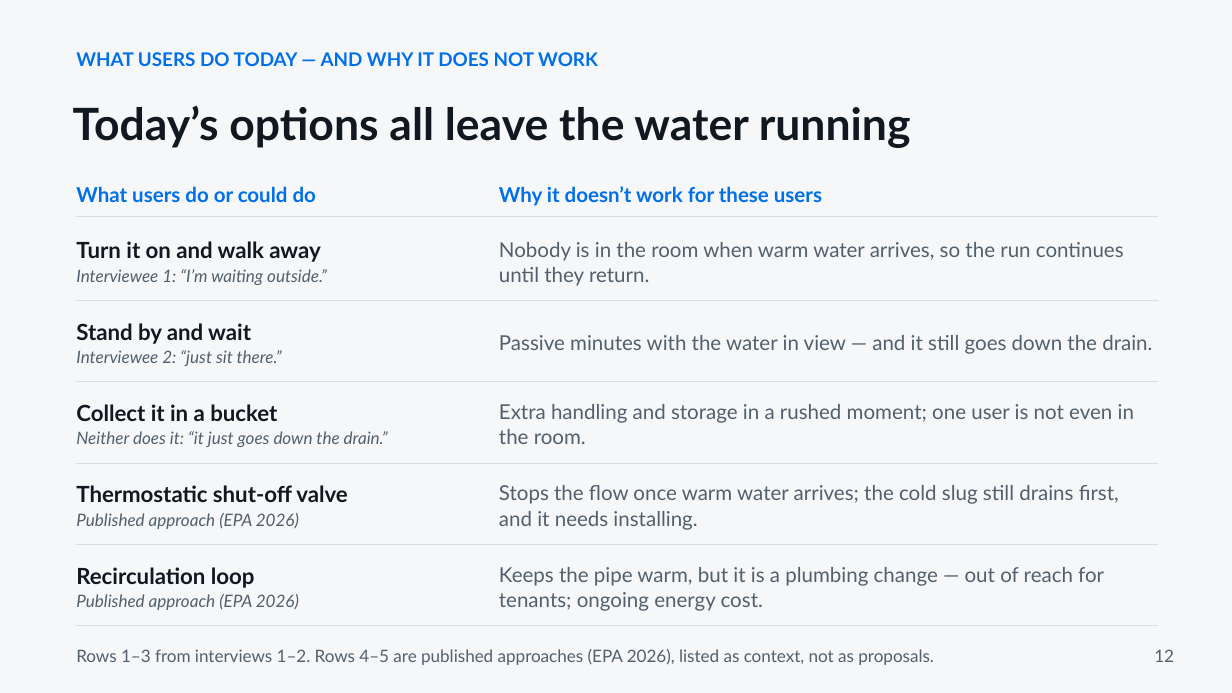
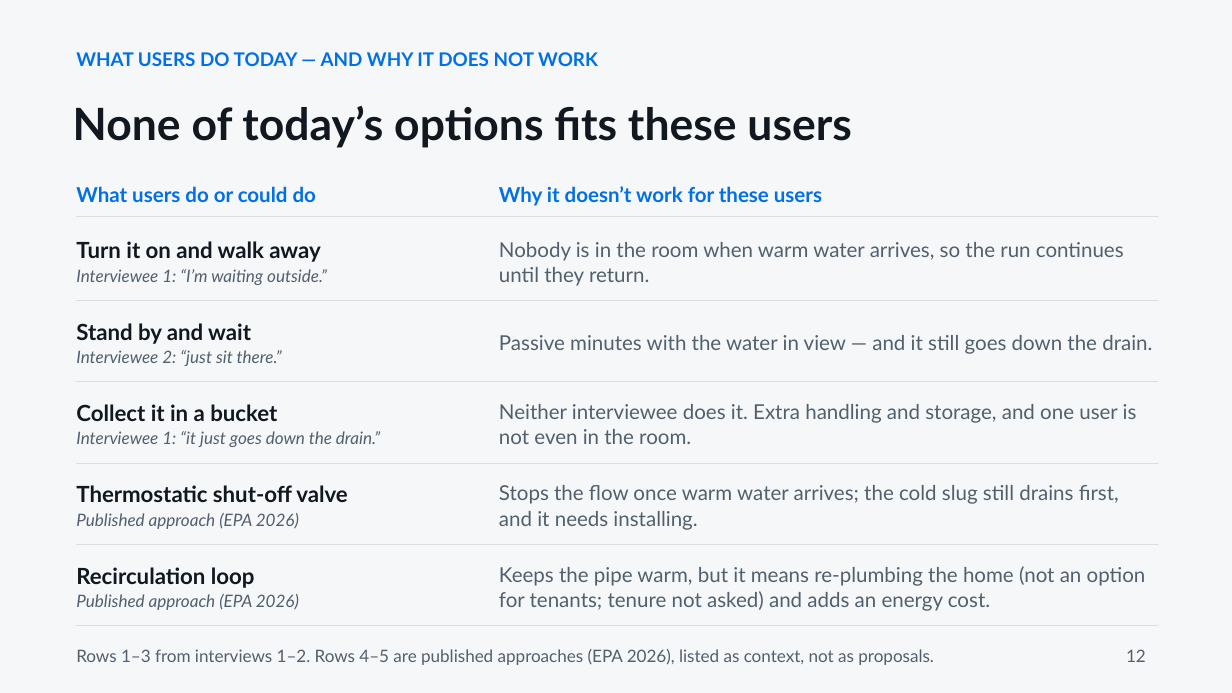
Before and after one commit to nour256/sdsds, a slide deck: slide 12 of IEN_301_Project_1_v2.pptx. Drawn at 1232x693 pixels with LibreOffice and Linux fonts; fonts in the diff are those of the drawing. Boxes give left, top, right and bottom in pixels: in the first picture for what was removed or moved away, otherwise in the second. Text is boxed around its words. In the diff, an @@ line names an element or a change of style, - is before the commit and + after.

```diff
--- a/IEN_301_Project_1_v2.pptx
+++ b/IEN_301_Project_1_v2.pptx
@@ text at (73,106,851,148): text changed @@
-Today’s options all leave the water running
+None of today’s options fits these users
@@ text at (499,404,1137,444): text changed @@
-Extra handling and storage in a rushed moment; one user is not even in the room.
+Neither interviewee does it. Extra handling and storage, and one user is not even in the room.
@@ text at (76,431,380,447): text changed @@
-Neither does it: “it just goes down the drain.”
+Interviewee 1: “it just goes down the drain.”
@@ text at (499,566,1146,611): text changed @@
-Keeps the pipe warm, but it is a plumbing change — out of reach for tenants; ongoing energy cost.
+Keeps the pipe warm, but it means re-plumbing the home (not an option for tenants; tenure not asked) and adds an energy cost.
@@ text "12" at (1126,649,1146,662): alignment right to left @@
```
Also in this commit, not shown: 15 other slides changed, 5 other files.
